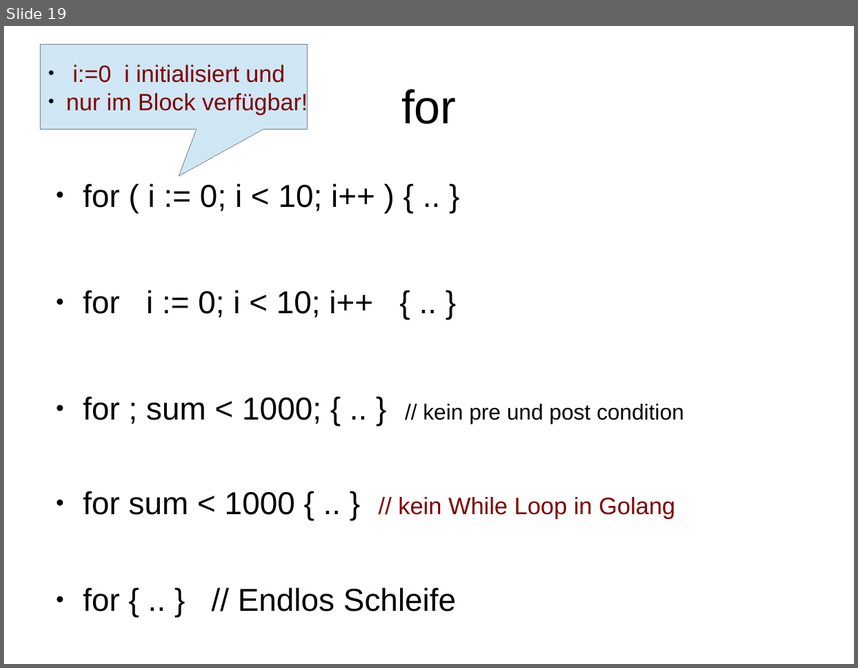
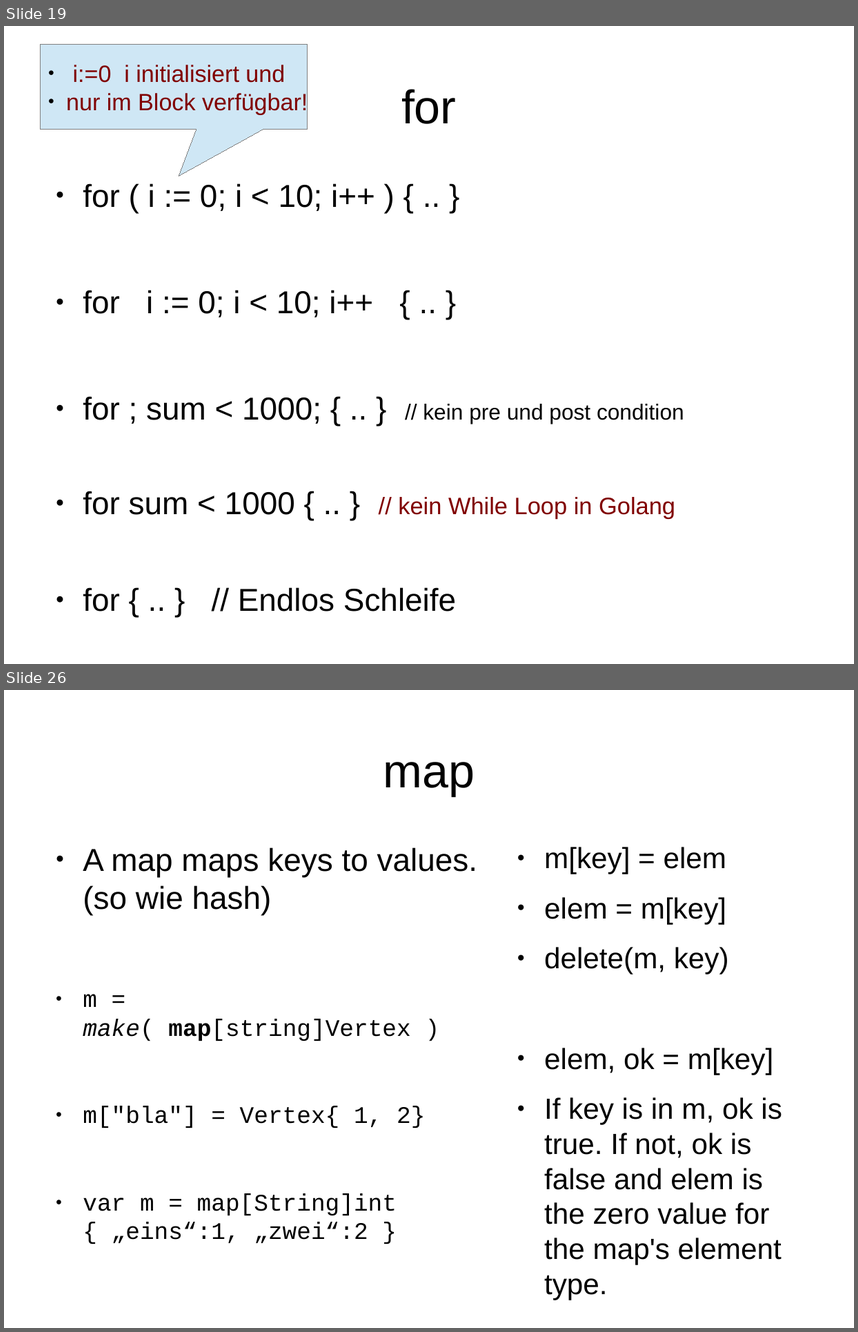
Before and after one commit to rayank77b/smallStuffs, a slide deck: programmierung/vortrag/golang.odp. Shown one above the other, each under a label of ours: slide 19 before the commit, slides 19 and 26 after it; the slides between them are not shown. The pictures are 858x668 and 858x1332 pixels, drawn with LibreOffice and Linux fonts; fonts in the diff are those of the drawing. Boxes give left, top, right and bottom in pixels: in the first picture for what was removed or moved away, otherwise in the second. Text is boxed around its words. In the diff, an @@ line names an element or a change of style, - is before the commit and + after.

```diff
--- a/programmierung/vortrag/golang.odp
+++ b/programmierung/vortrag/golang.odp
@@ slide 26 added at bbox=[4, 690, 854, 1328], background #FFFFFF @@
@@ title added at bbox=[383, 762, 475, 796], 44 pt, text #000000 @@
+map
@@ text added at bbox=[83, 847, 477, 1243], 22.2 pt, text #000000 @@
+● A map maps keys to values. (so wie hash)
+● m = make( map[string]Vertex )
+● m["bla"] = Vertex{ 1, 2}
+● var m = map[String]int { „eins“:1, „zwei“:2 }
@@ text added at bbox=[544, 847, 782, 1299], 27.2 pt, text #000000 @@
+● m[key] = elem
+● elem = m[key]
+● delete(m, key)
+● elem, ok = m[key]
+● If key is in m, ok is true. If not, ok is false and elem is the zero value for the map's element type.
```
Also in this commit, not shown: 3 slides changed, 8 other slides added, 2 slides removed.
